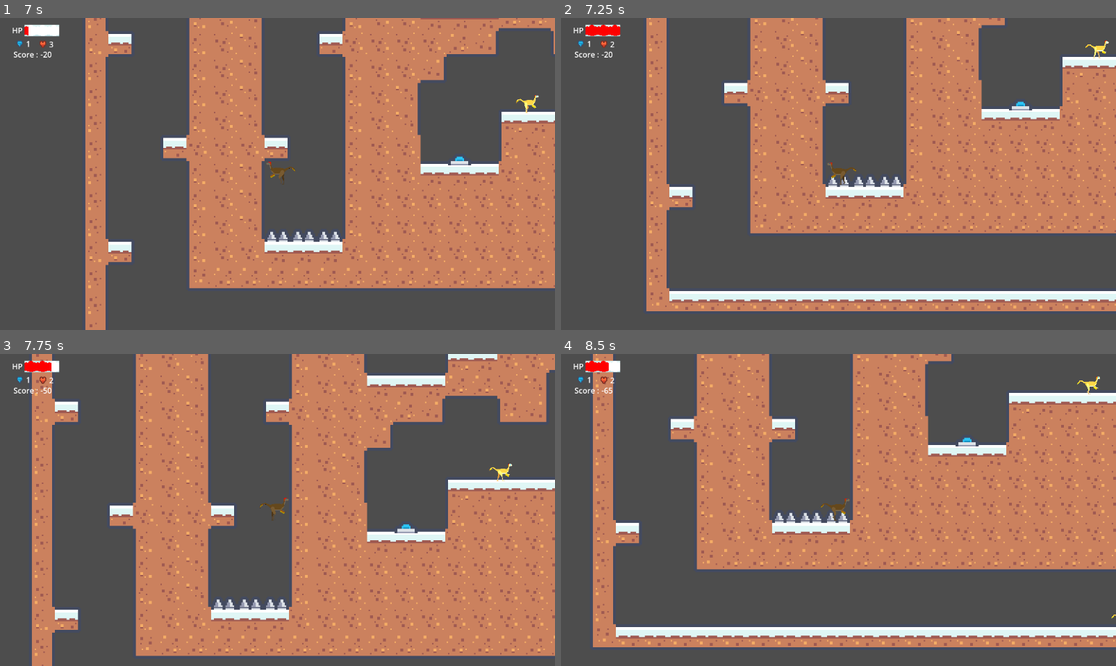
Above: before the commit, frames 1-4 (two rows, left to right).
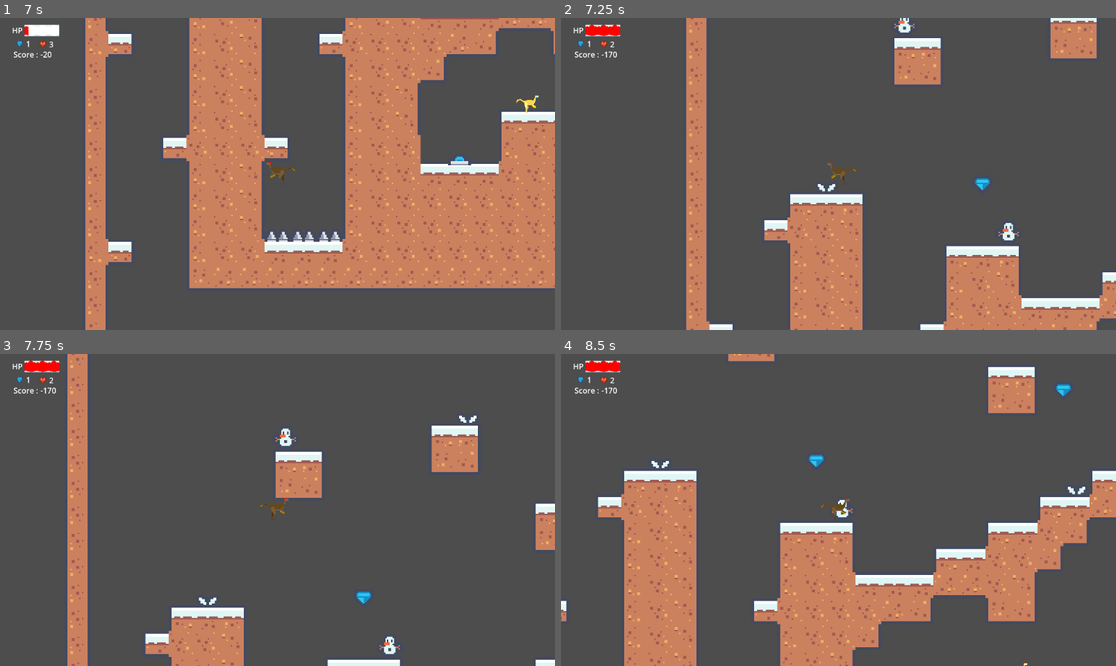
Above: after the commit, the same moments.

Repository: fay0026/Godot_platformer
Game: Godot game, scene res://scenes/jeu.tscn
Two runs of this game, one before a commit and one after it. Both use one fixed random seed, a clock stepped at 60 frames per second and the inputs below.
Inputs:
- Up to frame 1 (7 s): tap Enter (ui_accept) at 0.5, 0.77, 1.52, 3.02, 3.77, 4.52, 6.02, 6.77 s; hold Right (ui_right) 0.53-2.03 s; hold Left (ui_left) 2.03-2.78 s; hold Right (ui_right) 2.78-4.28 s; hold Left (ui_left) 4.28-5.03 s; hold Right (ui_right) 5.03-5.78 s; hold Left (ui_left) from 5.78 s (still down)
- Up to frame 2 (7.25 s): keep holding Left (ui_left)
- Up to frame 3 (7.75 s): release Left (ui_left) at 7.28 s; hold Right (ui_right) from 7.28 s (still down); tap Enter (ui_accept) at 7.52 s
- Up to frame 4 (8.5 s): keep holding Right (ui_right)

Frame 1 is identical in both runs. In frame 2, 52% of the frame differs, in the area x 7-100%, y 0-100%; in frame 3, 59%, in the area x 5-100%, y 0-100%; in frame 4, 59%.

Commit message:
fin de séance

Diff:
--- a/scenes/jeu.tscn
+++ b/scenes/jeu.tscn
@@ -21,13 +21,14 @@
 position = Vector2(467, -38)
 
 [node name="death2" parent="monde" instance=ExtResource("4_djnxf")]
-position = Vector2(517, 301)
+position = Vector2(541, 348)
 
 [node name="death3" parent="monde" instance=ExtResource("4_djnxf")]
-position = Vector2(491, 301)
+position = Vector2(492, 317)
+scale = Vector2(3.6, 3.6)
 
 [node name="death4" parent="monde" instance=ExtResource("4_djnxf")]
-position = Vector2(466, 301)
+position = Vector2(442, 338)
 
 [node name="spikes" parent="monde" instance=ExtResource("5_feq12")]
 position = Vector2(195, 377)
@@ -79,6 +80,8 @@
 [node name="GameOver" parent="." instance=ExtResource("8_m5ye8")]
 visible = false
 
+[connection signal="diamond" from="monde/bouton" to="Gui" method="_on_diamant_diamond"]
+[connection signal="diamond" from="monde/bouton2" to="Gui" method="_on_diamant_diamond"]
 [connection signal="instakill" from="monde/death2" to="Personnage" method="_on_death_instakill"]
 [connection signal="instakill" from="monde/death3" to="Personnage" method="_on_death_instakill"]
 [connection signal="instakill" from="monde/death4" to="Personnage" method="_on_death_instakill"]
--- a/scenes/scripts/bouton.gd
+++ b/scenes/scripts/bouton.gd
@@ -1,6 +1,7 @@
 extends Area2D
 @onready var gpu_particles_2d: GPUParticles2D = $GPUParticles2D
 
+signal diamond
 
 # Called when the node enters the scene tree for the first time.
 func _ready() -> void:
@@ -15,4 +16,5 @@
 func _on_body_entered(body: Node2D) -> void:
 	gpu_particles_2d.emitting = true
 	await get_tree().create_timer(1.2).timeout
+	diamond.emit(3)
 	queue_free()
--- a/scenes/scripts/death.gd
+++ b/scenes/scripts/death.gd
@@ -10,5 +10,5 @@
 func _process(delta: float) -> void:
 	pass
 
-func _on_body_entered(body: Node2D) -> void:
+func _on_body_entered(body: CharacterBody2D) -> void:
 	instakill.emit()
--- a/scenes/scripts/gui.gd
+++ b/scenes/scripts/gui.gd
@@ -22,9 +22,10 @@
 	score.text = str(score_var)
 
 func _on_personnage_lost_life(lives_left) -> void:
+	score_var -= 150
 	health.value = 9
 	lives.text = str(lives_left)
-
+	score.text = str(score_var)
 
 func _on_diamant_diamond(value) -> void:
 	diamonds_total += value
--- a/scenes/scripts/personnage.gd
+++ b/scenes/scripts/personnage.gd
@@ -8,32 +8,31 @@
 
 const SPEED = 100.0
 const JUMP_VELOCITY = -375.0
+ #var collision = move_and_collide(velocity * delta)
 
 func _on_spikes_ouch():
 	HP -= 1
 	if HP != 0 :
 		health_changed.emit(HP);
 	elif lives != 1:
+		transform.origin = Vector2(174, 119)
 		lives -= 1
 		lost_life.emit(lives)
-		print(position)
-		print(global_position)
-		to_global(Vector2(174, 119))
 		HP = 9;
 	else :
+		transform.origin = Vector2(1000, 1000)
 		lives = 3
 		HP = 9
 		game_over.emit()
 
 func _on_death_instakill():
 	if lives != 1:
+		transform.origin = Vector2(174, 119)
 		lives -= 1
 		lost_life.emit(lives)
-		print(position)
-		print(global_position)
-		transform.origin = Vector2(174, 119)
 		HP = 9;
 	else :
+		transform.origin = Vector2(1000, 1000)
 		lives = 3
 		HP = 9
 		game_over.emit()
